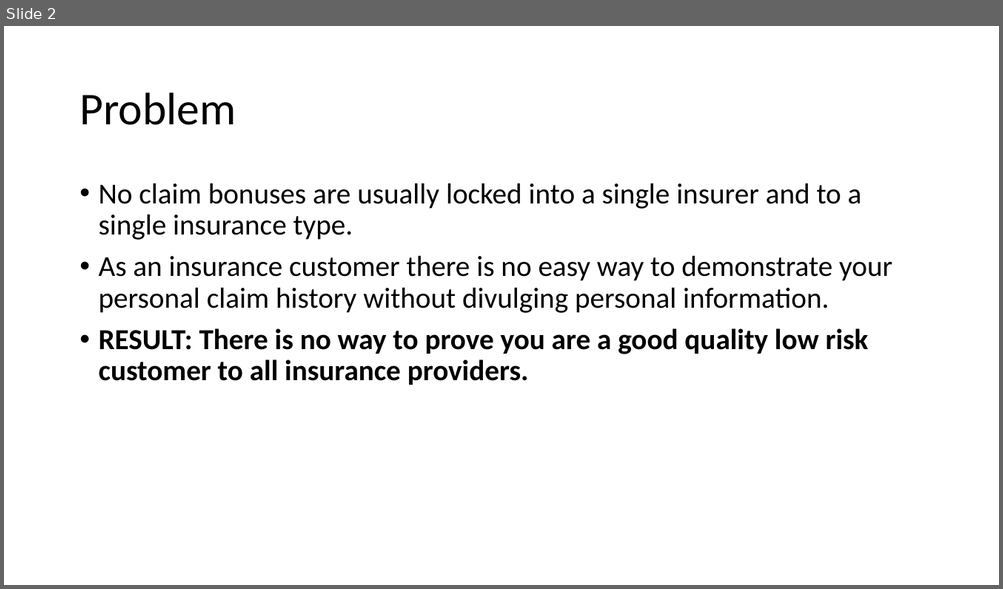
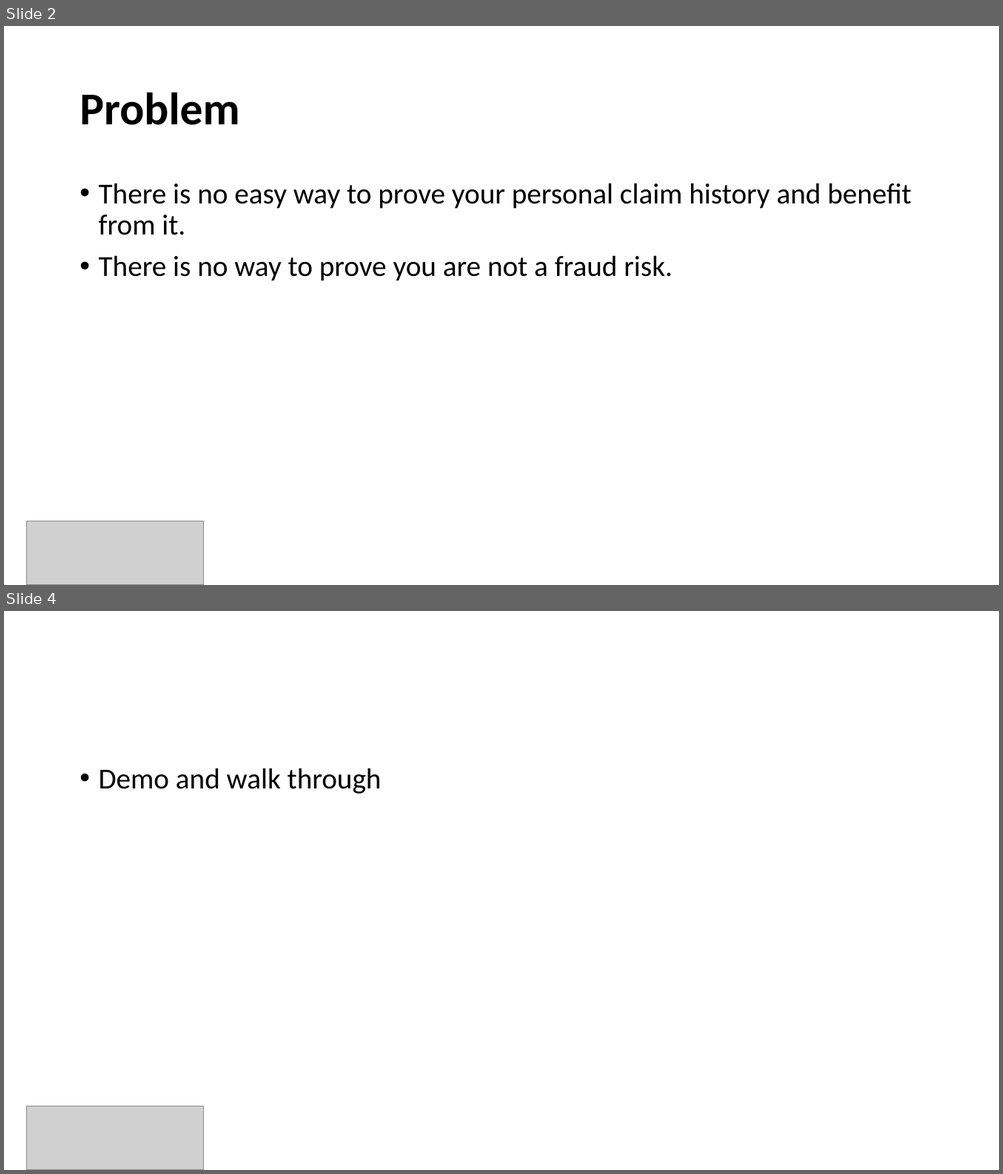
Before and after one commit to divsinghal/Claimless, a slide deck: Claimless - Pitch.pptx. Shown one above the other, each under a label of ours: slide 2 before the commit, slides 2 and 4 after it; the slides between them are not shown. The pictures are 1003x589 and 1003x1174 pixels, drawn with LibreOffice and Linux fonts; fonts in the diff are those of the drawing; grey boxes stand for pictures. Boxes give left, top, right and bottom in pixels: in the first picture for what was removed or moved away, otherwise in the second. Text is boxed around its words. In the diff, an @@ line names an element or a change of style, - is before the commit and + after.

```diff
--- a/Claimless - Pitch.pptx
+++ b/Claimless - Pitch.pptx
@@ slide 4 added at (x1=4, y1=611, x2=999, y2=1170), background #FFFFFF @@
@@ text added at (x1=99, y1=768, x2=381, y2=794), 28 pt, text #000000 @@
+• Demo and walk through
@@ picture added at (x1=26, y1=1106, x2=204, y2=1170) @@
@@ slide 2 changed as well @@
@@ title "Problem" at (x1=79, y1=92, x2=239, y2=125): bold on @@
@@ text at (x1=99, y1=183, x2=911, y2=281): text changed @@
-• No claim bonuses are usually locked into a single insurer and to a single insurance type.
-• As an insurance customer there is no easy way to demonstrate your personal claim history without divulging personal information.
-• RESULT: There is no way to prove you are a good quality low risk customer to all insurance providers.
+• There is no easy way to prove your personal claim history and benefit from it.
+• There is no way to prove you are not a fraud risk.
@@ picture added at (x1=26, y1=521, x2=204, y2=585) @@
```
Also in this commit, not shown: 1 other slide changed, 3 other slides added, 1 slide removed.
